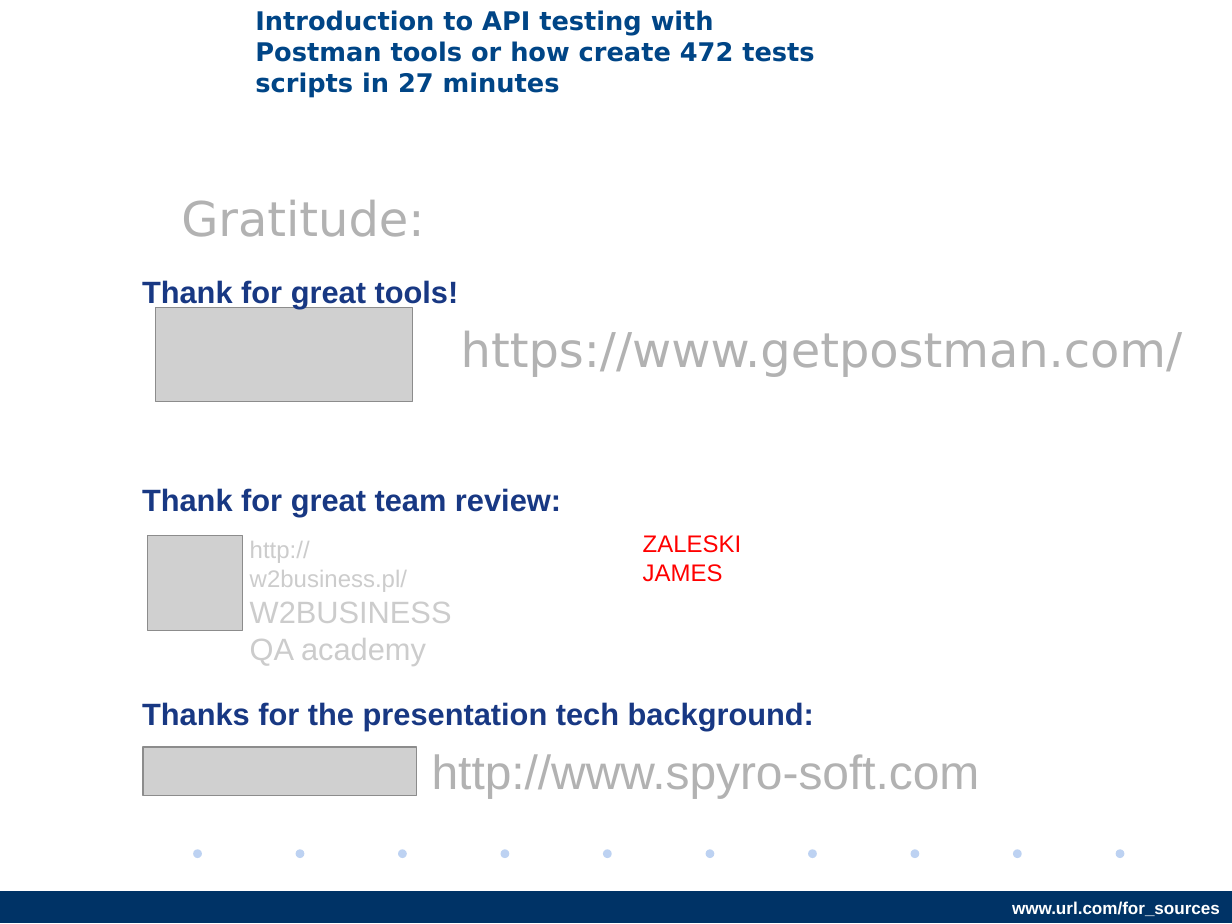
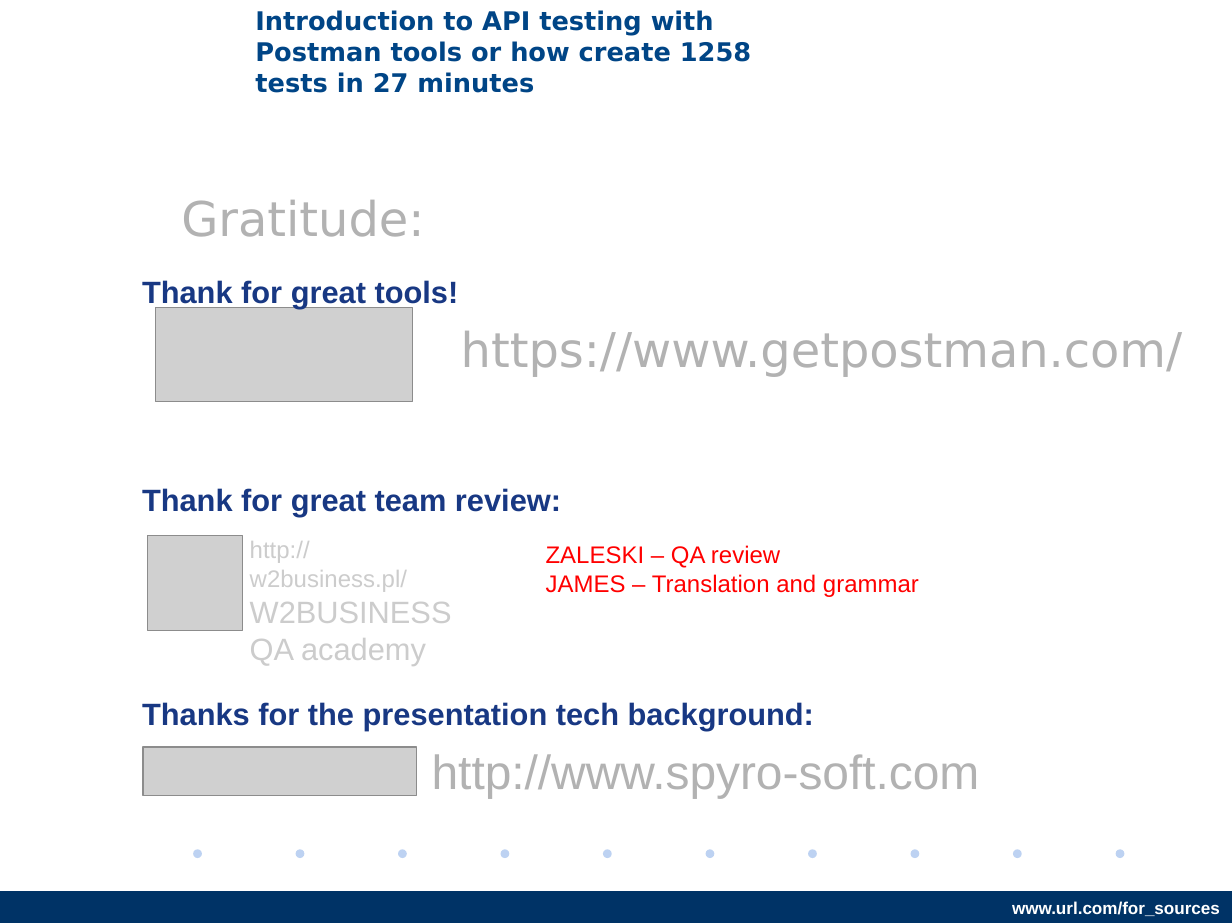
Before and after one commit to AndriiStepura/letslearnapitesting, a slide deck: slide 30 of StartTestingApiWithPostman.odp (slide 29 before the commit). Drawn at 1232x924 pixels with LibreOffice and Linux fonts; fonts in the diff are those of the drawing; grey boxes stand for pictures; background and template pictures are left out. Boxes give left, top, right and bottom in pixels: in the first picture for what was removed or moved away, otherwise in the second. Text is boxed around its words. In the diff, an @@ line names an element or a change of style, - is before the commit and + after.

```diff
--- a/StartTestingApiWithPostman.odp
+++ b/StartTestingApiWithPostman.odp
@@ text at [255, 10, 751, 93]: text changed @@
-Introduction to API testing with Postman tools or how create 472 tests scripts in 27 minutes
+Introduction to API testing with Postman tools or how create 1258 tests in 27 minutes
@@ text at [546, 545, 919, 597]: text changed @@
-ZALESKI
-JAMES
+ZALESKI – QA review
+JAMES – Translation and grammar
```
Also in this commit, not shown: 8 other slides changed, 2 slides added, 1 slide removed.
